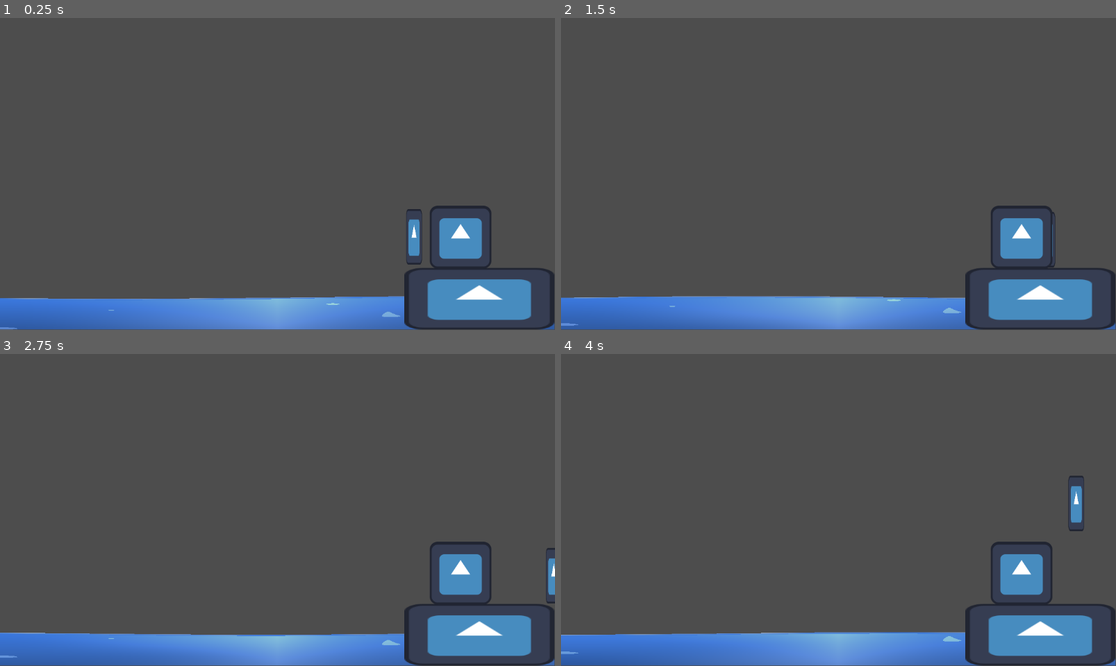
Above: before the commit, frames 1-4 (two rows, left to right).
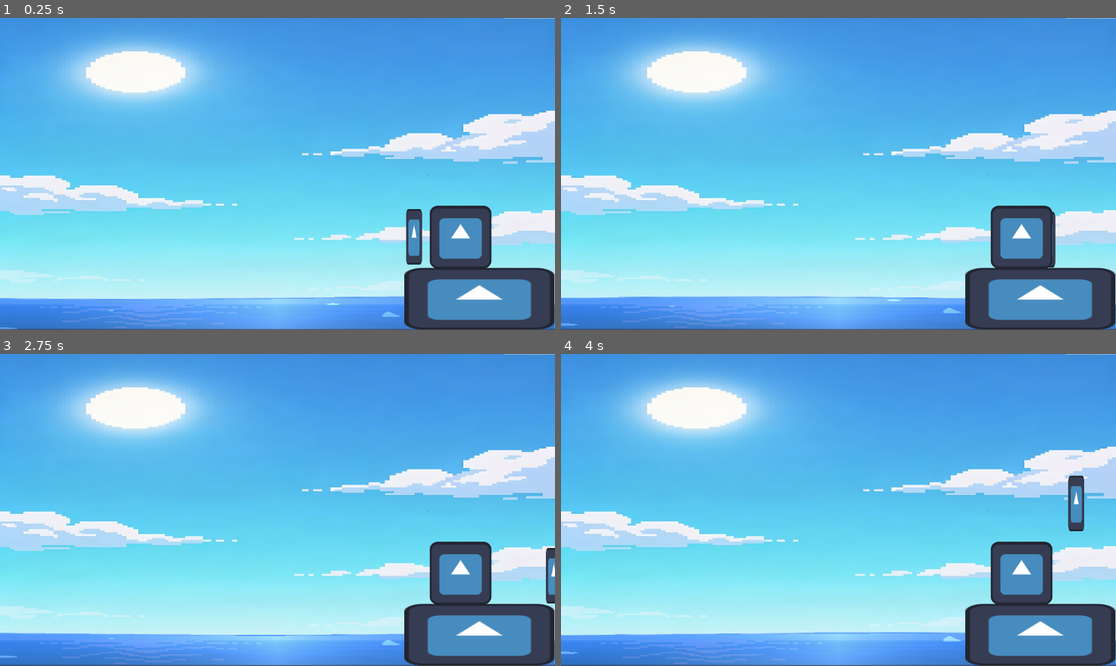
Above: after the commit, the same moments.

Repository: Jadiefication/Campfire-GameJam
Game: Godot game, scene res://scenes/base.tscn
Two runs of this game, one before a commit and one after it. Both use one fixed random seed, a clock stepped at 60 frames per second and the inputs below. The engine's default icon, where the game draws it, is replaced by a stand-in: a white triangle on a blue panel in a dark square.
Inputs:
- Up to frame 1 (0.25 s): no input
- Up to frame 2 (1.5 s): tap Enter at 0.5 s; hold Right (move_right) 0.53-1.28 s; hold S (move_down) from 1.28 s (still down)
- Up to frame 3 (2.75 s): tap Space at 2 s; release S (move_down) at 2.03 s; hold Right (move_right) from 2.03 s (still down)
- Up to frame 4 (4 s): release Right (move_right) at 2.78 s; hold W (move_up) 2.78-3.53 s; tap Enter at 3.5 s; hold A (move_left) from 3.53 s (still down)

The runs differ from the first frame. In frame 1, 92% of the frame differs, in the area x 0-100%, y 0-100%; in frame 2, 92%; in frame 3, 92%; in frame 4, 92%.

Commit message:
slunicko je elips((((

Diff:
--- a/scenes/base.tscn
+++ b/scenes/base.tscn
@@ -1,9 +1,10 @@
 [gd_scene format=3 uid="uid://tyqfqa6lqeoo"]
 
+[ext_resource type="Texture2D" uid="uid://chgggjn3ydls7" path="res://hf_20260227_162936_fe19b117-8acf-4a83-b1c9-488ba4d16f74.jpeg" id="1"]
 [ext_resource type="Shader" uid="uid://xt2jid722gi3" path="res://shaders/wave.gdshader" id="1_pvqg0"]
 [ext_resource type="Texture2D" uid="uid://d0285k5iabi3g" path="res://icon.svg" id="2_baglu"]
 [ext_resource type="PackedScene" uid="uid://bk8vlqanbro6t" path="res://scenes/rope.tscn" id="3_t45w4"]
-[ext_resource type="PackedScene" uid="uid://c1v7a5htiqcsp" path="res://scenes/player.tscn" id="4_h5ip5"]
+[ext_resource type="PackedScene" path="res://scenes/player.tscn" id="4_h5ip5"]
 
 [sub_resource type="RectangleShape2D" id="RectangleShape2D_baglu"]
 size = Vector2(1147, 20)
@@ -31,7 +32,9 @@
 
 [node name="Background" type="TextureRect" parent="." unique_id=1107784584]
 offset_right = 1152.0
-offset_bottom = 650.0
+offset_bottom = 645.0
+texture = ExtResource("1")
+expand_mode = 1
 
 [node name="Area2D" type="Area2D" parent="." unique_id=424514134]
 position = Vector2(0, 229)
--- a/shaders/wave.gdshader
+++ b/shaders/wave.gdshader
@@ -8,7 +8,7 @@
 uniform vec4 foam_color : source_color = vec4(0.8, 0.9, 1.0, 0.6);
 
 // Wave property
-uniform float wave_amplitude : hint_range(0.0, 0.1) = 0.02;
+uniform float wave_amplitude : hint_range(0.0, 0.1) = 0.05;
 uniform float wave_frequency : hint_range(0.0, 20.0) = 5.0;
 uniform float wave_speed : hint_range(0.0, 5.0) = 2.0;
 
Binary file added: hf_20260227_162936_fe19b117-8acf-4a83-b1c9-488ba4d16f74.jpeg
Not shown, added: hf_20260227_162936_fe19b117-8acf-4a83-b1c9-488ba4d16f74.jpeg.import
